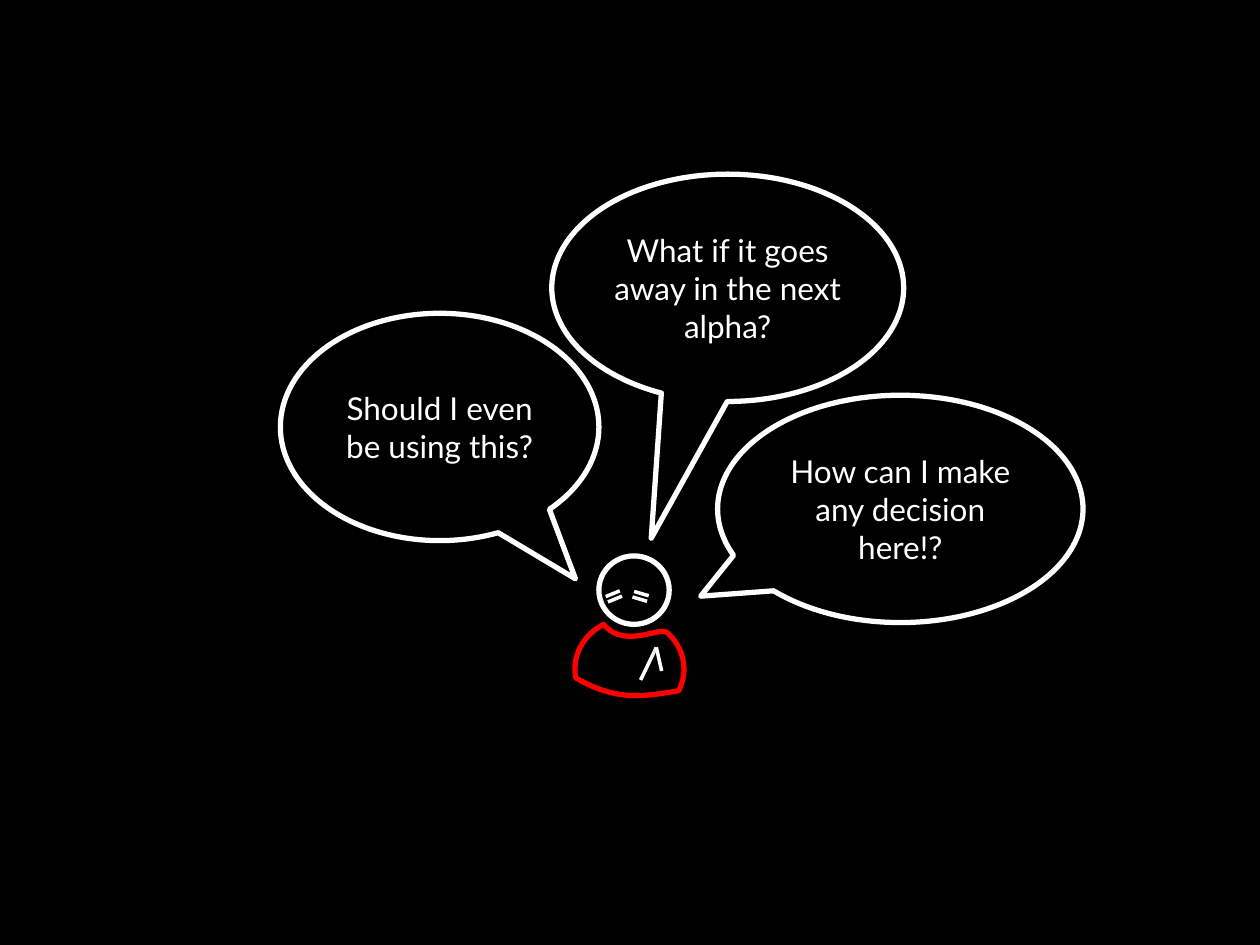
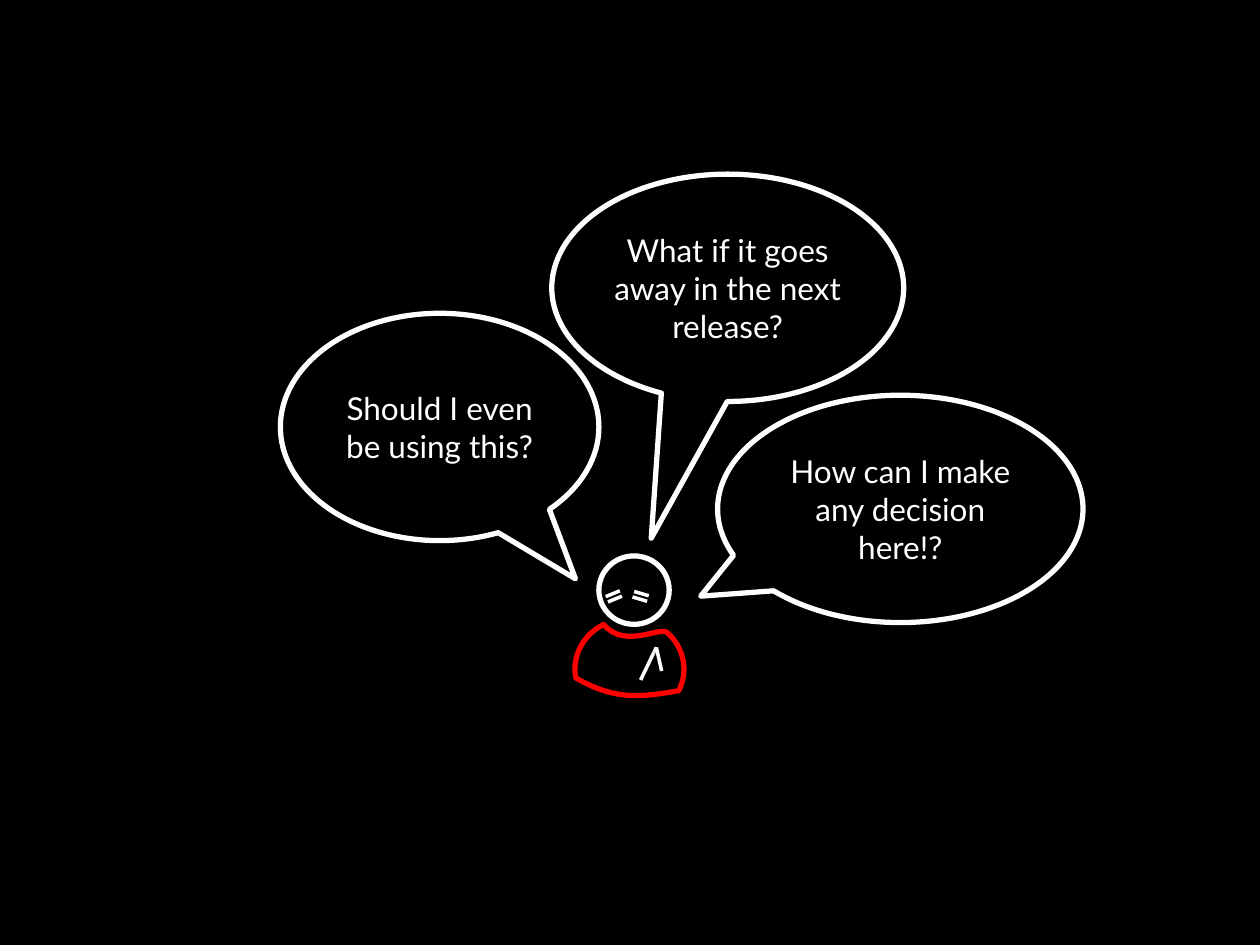
Before and after one commit to socketwench/exampleModuleAintCore, a slide deck: slide 20 of src/exampleModuleAintCore.pptx (slide 19 before the commit). Drawn at 1260x945 pixels with LibreOffice and Linux fonts; fonts in the diff are those of the drawing. Boxes give left, top, right and bottom in pixels: in the first picture for what was removed or moved away, otherwise in the second. Text is boxed around its words. In the diff, an @@ line names an element or a change of style, - is before the commit and + after.

Commit message:
Updated background with company logo, removed references to "alpha" core with "release".

```diff
--- a/src/exampleModuleAintCore.pptx
+++ b/src/exampleModuleAintCore.pptx
@@ text in speech bubble at [614,238,841,339]: text changed @@
-What if it goes away in the next alpha?
+What if it goes away in the next release?
```
Also in this commit, not shown: 4 other slides changed, 1 slide added, 6 other files.
